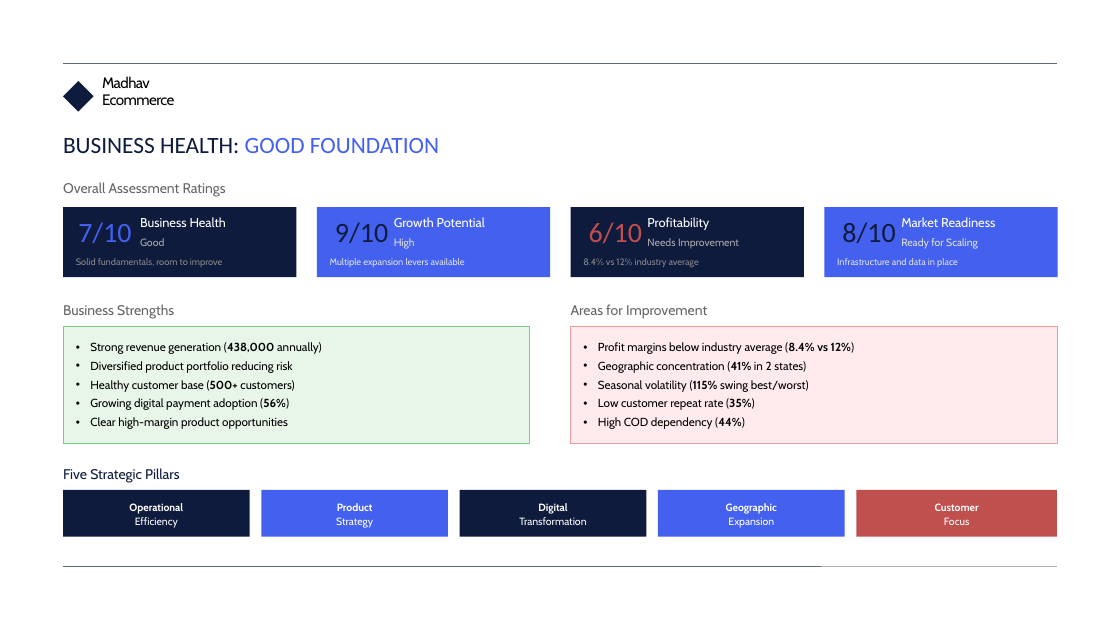
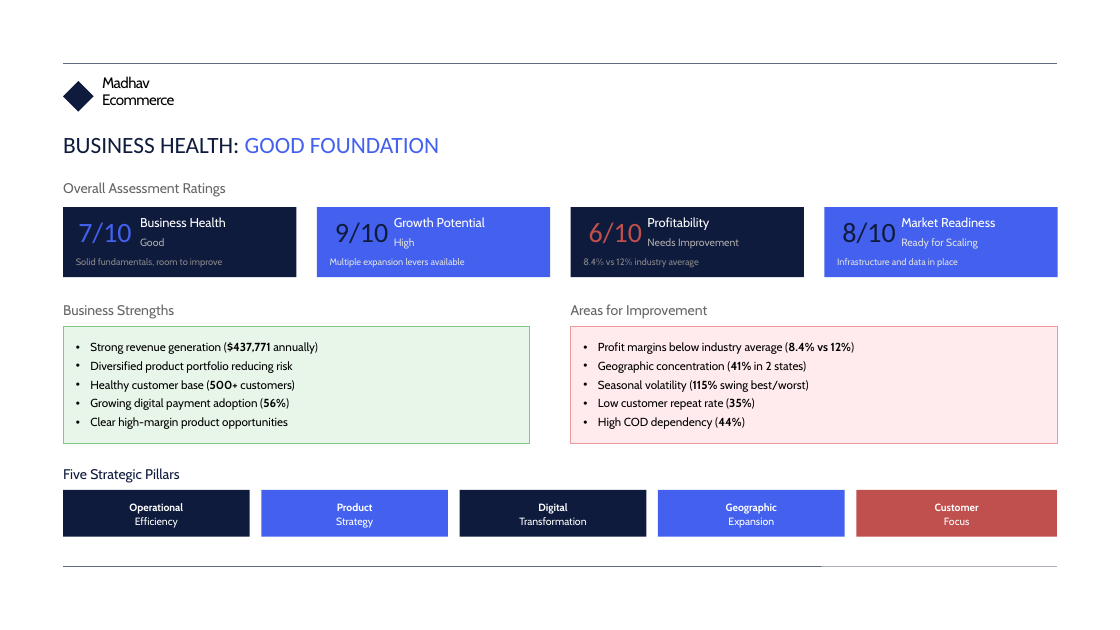
Before and after one commit to Riq-wq/ecommerce-sales-dashboard, a slide deck: slide 15 of Ecommerce Sales Dashboard Analysis.pptx. Drawn at 1120x630 pixels with LibreOffice and Linux fonts; fonts in the diff are those of the drawing. Boxes give left, top, right and bottom in pixels: in the first picture for what was removed or moved away, otherwise in the second. Text is boxed around its words. In the diff, an @@ line names an element or a change of style, - is before the commit and + after.

Commit message:
Fix KPI figures: correct AOV (), Quantity (5,615), Revenue (,771), Profit (,963)

```diff
--- a/Ecommerce Sales Dashboard Analysis.pptx
+++ b/Ecommerce Sales Dashboard Analysis.pptx
@@ text at (x1=90, y1=342, x2=317, y2=354): text changed @@
-• Strong revenue generation (438,000 annually)
+• Strong revenue generation ($437,771 annually)
```
Also in this commit, not shown: 7 other slides changed.
